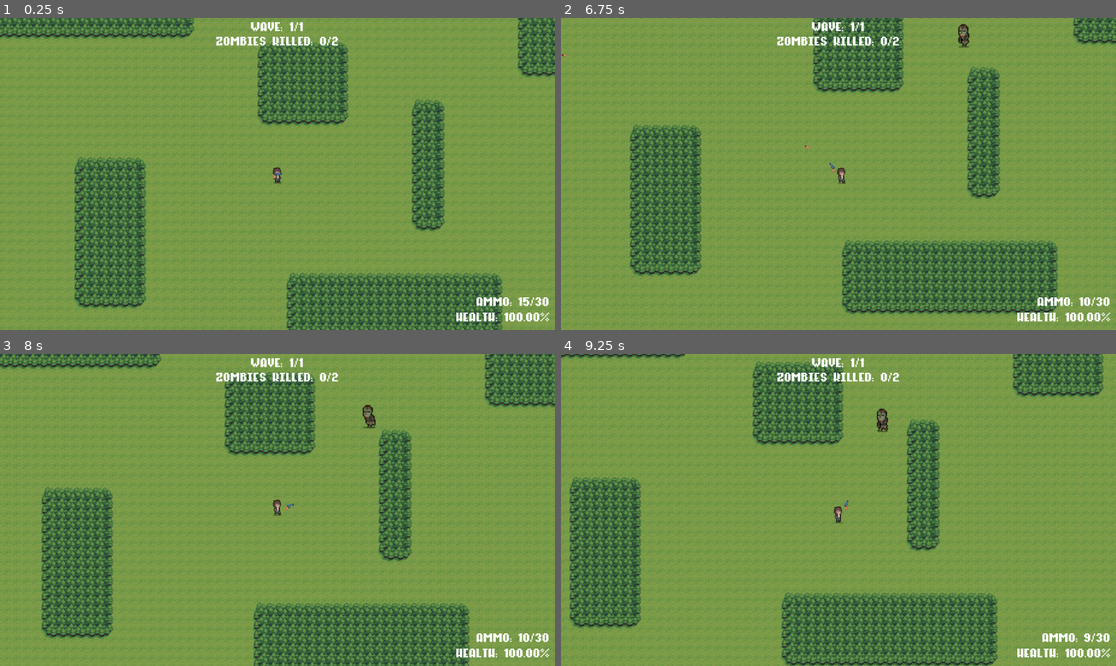
Above: before the commit, frames 1-4 (two rows, left to right).
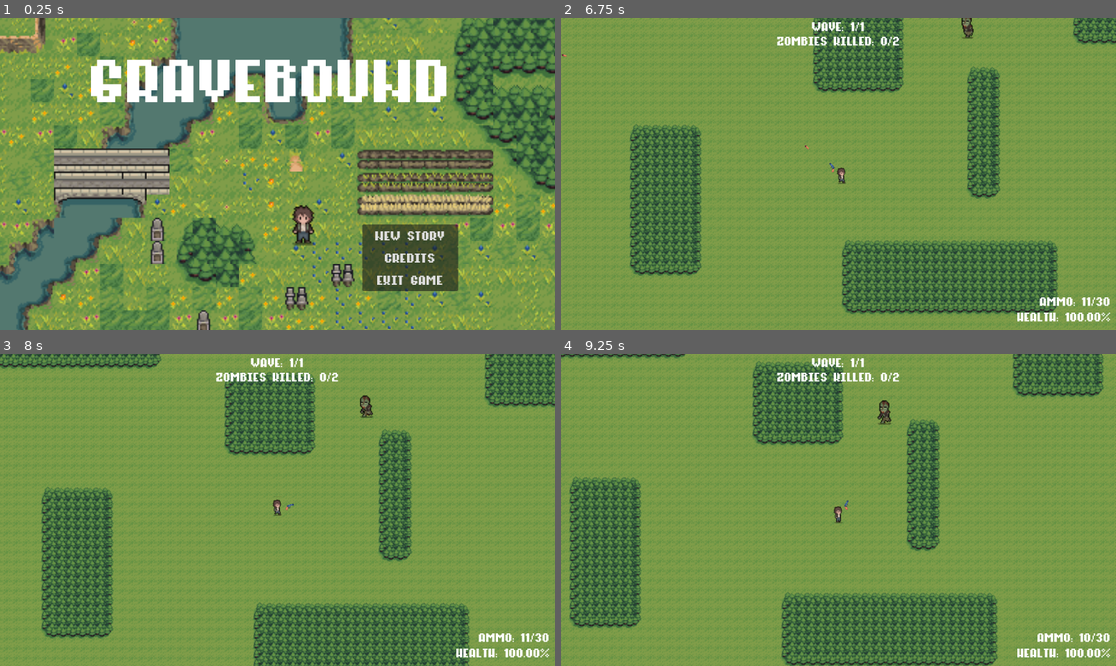
Above: after the commit, the same moments.

Repository: AustynLobo/EiDS
Game: Godot game, scene res://UI/title_screen.tscn
The game is run twice, just before and just after one commit, with the same random seed, the same clock (stepped at 60 frames per second) and the same inputs. Before the commit the project starts from res://scenes/game.tscn.
Inputs (mouse positions are in pixels of both pictures, inside the frame that each line leads up to):
- Up to frame 1 (0.25 s): no input
- Up to frame 2 (6.75 s): click (971, 236) at 0.5 s, where only the run after the commit has a clickable "New Story"; tap Enter at 1.25 s; move the mouse to (960, 158) at 1.27 s; hold D (right) 1.28-2.03 s; tap Space (melee) every 1.5 s from 1.35 to 5.85 s; move the mouse to (727, 189) at 2.02 s; hold S (down) 2.03-2.78 s; click (727, 189) at 2.1 s; move the mouse to (894, 105) at 2.77 s; hold D (right) 2.78-3.53 s; move the mouse to (810, 236) at 3.52 s; hold W (up) 3.53-4.28 s; click (810, 236) at 3.6 s; move the mouse to (1005, 220) at 4.27 s; hold A (left) 4.28-5.78 s; move the mouse to (672, 127) at 5.02 s; click (672, 127) at 5.1 s; move the mouse to (866, 174) at 5.77 s; hold S (down) 5.78-6.53 s; move the mouse to (755, 96) at 6.52 s; hold D (right) from 6.53 s (still down); click (755, 96) at 6.6 s
- Up to frame 3 (8 s): move the mouse to (399, 494) at 7.27 s; release D (right) at 7.28 s; hold W (up) from 7.28 s (still down); tap Space (melee) at 7.35 s
- Up to frame 4 (9.25 s): move the mouse to (727, 525) at 8.02 s; release W (up) at 8.03 s; hold D (right) 8.03-8.78 s; click (727, 525) at 8.1 s; move the mouse to (894, 441) at 8.77 s; hold S (down) from 8.78 s (still down); tap Space (melee) at 8.85 s

The runs differ from the first frame. In frame 1, 63% of the frame differs, in the area x 0-100%, y 0-100%; in frame 2, 0.4%; in frame 3, 0.4%; in frame 4, 0.4%.

Commit message:
Connected title_screen and game

Diff:
--- a/UI/new_game.gd
+++ b/UI/new_game.gd
@@ -11,3 +11,10 @@
 # Called every frame. 'delta' is the elapsed time since the previous frame.
 func _process(delta: float) -> void:
 	pass
+
+
+
+
+func _on_pressed() -> void:
+
+	get_tree().change_scene_to_file("res://scenes/game.tscn")
--- a/UI/title_screen.tscn
+++ b/UI/title_screen.tscn
@@ -346,3 +346,5 @@
 text = "Exit Game"
 
 [node name="AudioStreamPlayer2D" type="AudioStreamPlayer2D" parent="."]
+
+[connection signal="pressed" from="VBox/NewGame" to="VBox/NewGame" method="_on_pressed"]
--- a/project.godot
+++ b/project.godot
@@ -11,7 +11,7 @@
 [application]
 
 config/name="EiDS"
-run/main_scene="res://scenes/game.tscn"
+run/main_scene="res://UI/title_screen.tscn"
 config/features=PackedStringArray("4.3", "Forward Plus")
 config/icon="res://assets/icon.svg"
 
Not shown, changed: assets/Audio/background.wav.import
Not shown, changed: assets/Audio/hurt.wav.import
Not shown, changed: assets/Audio/magnumPistol.wav.import
Not shown, changed: assets/Audio/pistol.wav.import
Not shown, changed: assets/Audio/zombie.wav.import
Not shown, changed: assets/audio/game_sound.wav.import
Not shown, changed: assets/audio/pistol_shoot.wav.import
Not shown, changed: assets/audio/player_getting_hurt.wav.import
Not shown, changed: assets/audio/rain_thunderstorm.wav.import
Not shown, changed: assets/audio/rifle_shoot.wav.import
Not shown, changed: assets/audio/win94_shoot_with_reloading.wav.import
Not shown, changed: assets/audio/winchester_shoot_without_reloading.wav.import
(and 2 more such lines)
